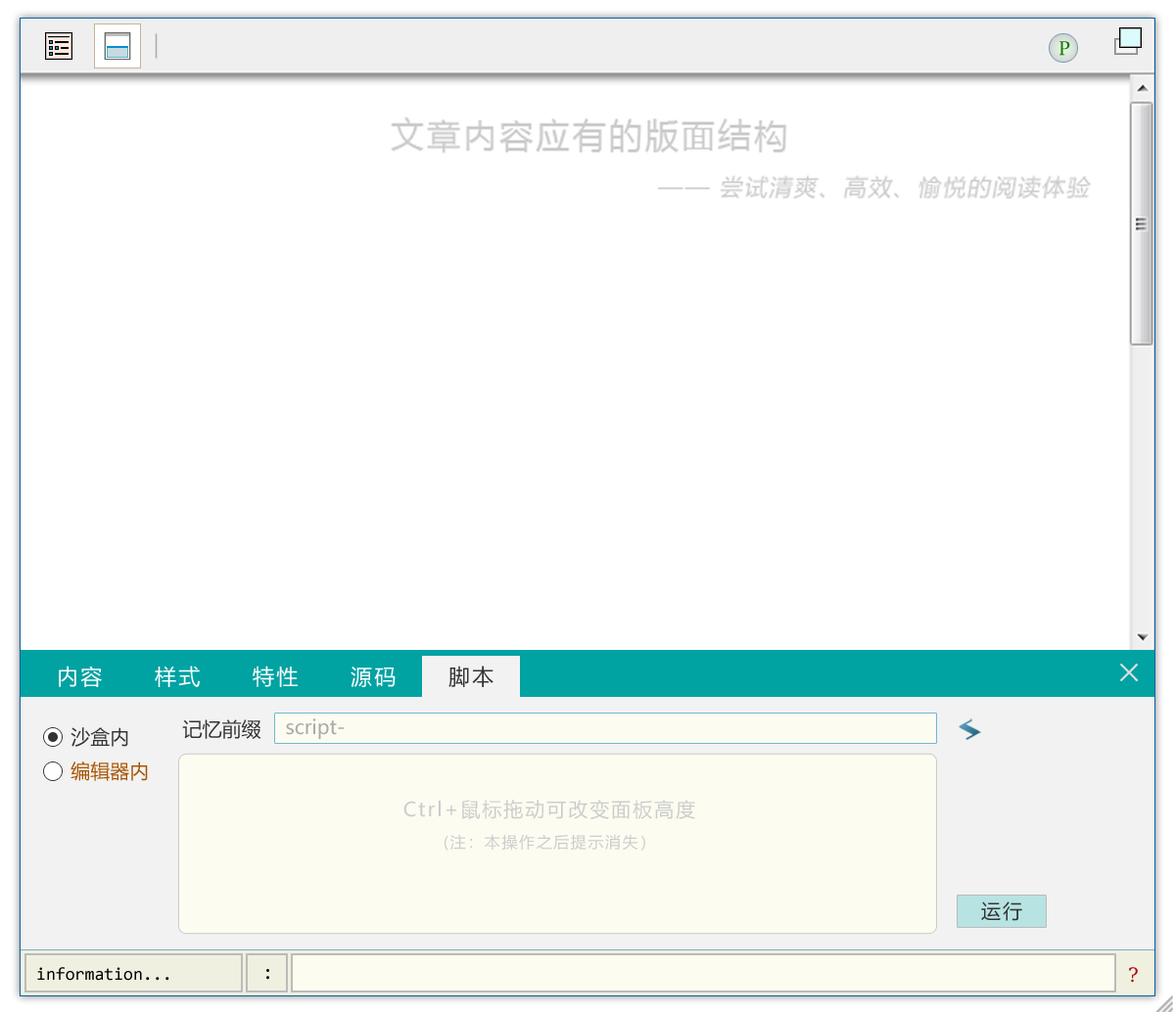
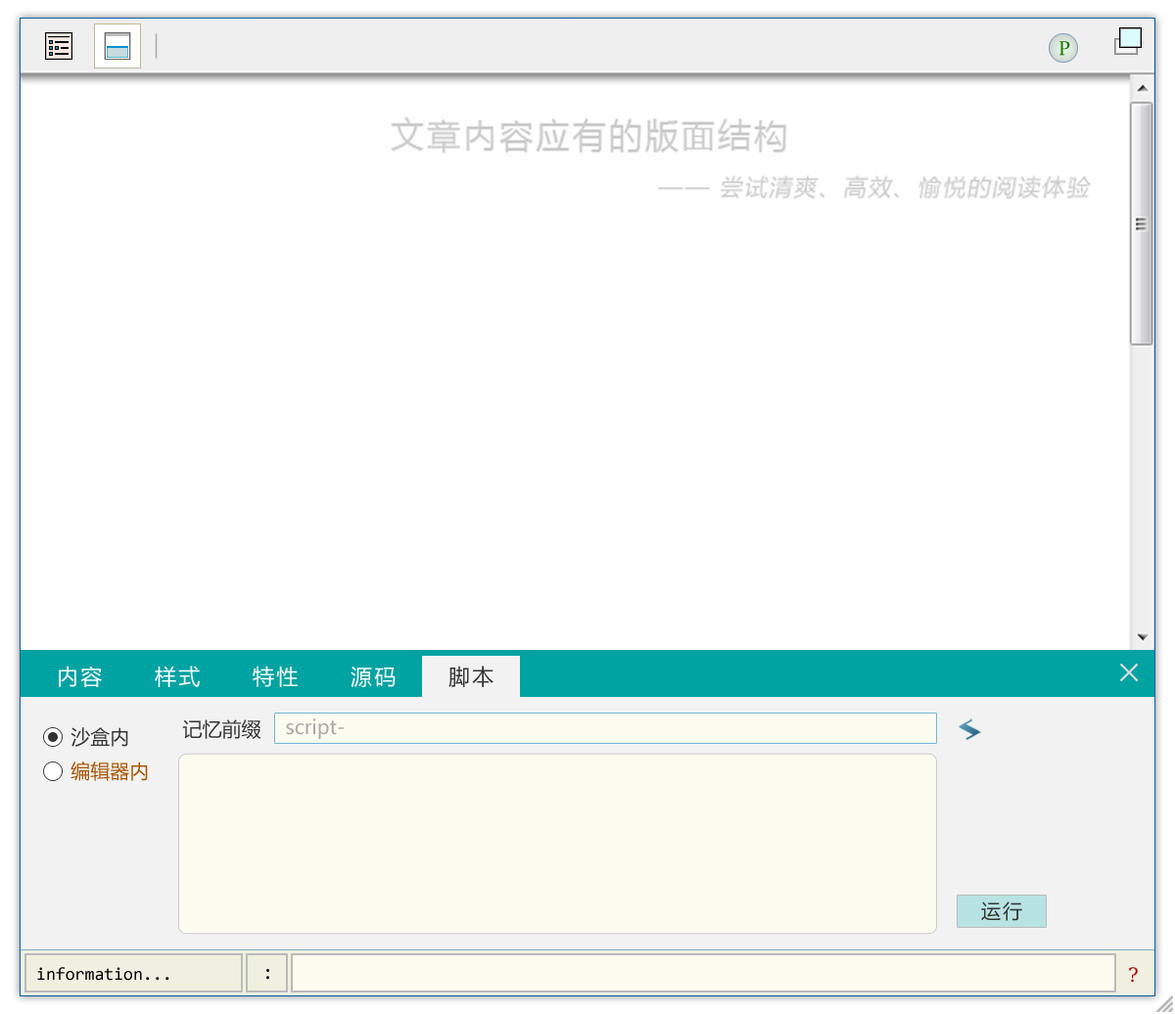
Layers edited between the first and the second 1175 × 1014 image:
removed layer "Ctrl+鼠标拖动可改变面板高度 (注：本操作之后提示消失）" from group "面板" over (403, 799, 696, 851)
